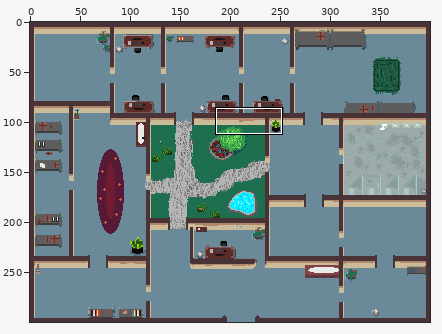
Edited in one commit: sprite sheet (Assets/Sprites/Walls.png). The picture above shows the old version from afar; the outline marks the close-up.
Close-up. First the earlier version:
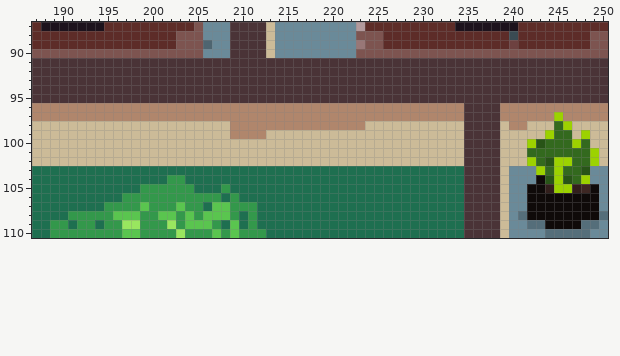
The file is 400x300 pixels. Colours within 5 levels of each other are drawn and written as one. Shown: x 187..250, y 87..110. The commit also changed other parts of the picture, which this record leaves out.
After:
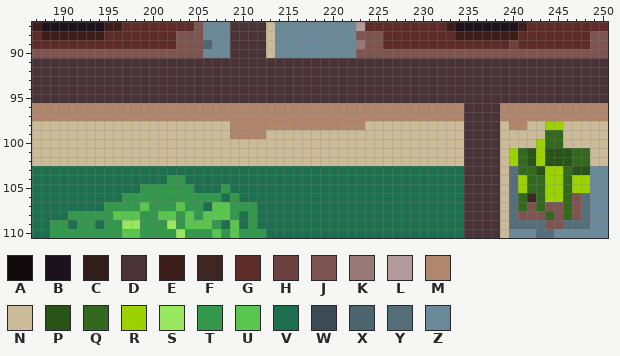
Palette (. is transparent): A #0f0a09  B #1c121c  C #321f1c  D #4a3337  E #3c1d19  F #3e2723  G #5d2c28  H #6d4140  J #7d5450  K #987777  L #b2999c  M #b0866c  N #ccbb98  P #285417  Q #33691e  R #9cd200  S #99e65f  T #33984b  U #5ac54f  V #1e6f50  W #3a4b53  X #4e6570  Y #556e7a  Z #6a8a99
Changes in this commit:
Colour E replaces colour G in row 87 at x 187, 195 to 196, 233 and 241; in row 88 at x 188 to 194 and 234 to 239.
Colour E replaces colour W in row 88 at x 240.
Colour F replaces colour A in row 106 at x 242.
Colour J replaces colour A in row 106 at x 247; in row 107 at x 242, 244 to 245 and 247; in row 108 at x 242 to 243, 245 and 247; in row 109 at x 244 to 245.
Colour J replaces colour Y in row 108 at x 241.
Colour M replaces colour R in row 97 at x 245.
Colour N replaces colour Q in row 99 at x 246; in row 100 at x 246 and 248.
Colour N replaces colour R in row 98 at x 246; in row 99 at x 248; in row 100 at x 242 and 247; in rows 101 to 102 at x 249.
Colour P replaces colour Q in row 101 at x 242 and 244 to 246; in row 103 at x 247.
Colour P replaces colour R in row 102 at x 242 and 245 to 246; in row 103 at x 243.
Colour Q replaces colour A in row 104 at x 243; in row 105 at x 242 to 243; in rows 106 to 107 at x 243 and 246; in row 108 at x 244 and 246.
Colour Q replaces colour N in rows 101 to 102 at x 241.
Colour Q replaces colour P in row 104 at x 246.
Colour Q replaces colour R in row 99 at x 244; in row 105 at x 246.
Colour Q replaces colour Z in row 103 at x 241 to 242; in row 104 at x 242; in rows 106 to 107 at x 241.
Colour R replaces colour A in row 106 at x 244 to 245.
Colour R replaces colour C in row 105 at x 244 and 247.
Colour R replaces colour F in row 105 at x 248.
Colour R replaces colour N in row 98 at x 244; in rows 101 to 102 at x 240.
Colour R replaces colour P in row 100 at x 243; in row 104 at x 244.
Colour R replaces colour Q in row 98 at x 245; in rows 101 to 102 at x 243; in row 103 at x 244; in row 104 at x 247.
Colour R replaces colour Z in rows 104 to 105 at x 241.
Colour Y replaces colour A in rows 106 to 108 at x 248; in row 109 at x 246 to 247.
Colour Y replaces colour Z in rows 103 to 108 at x 240; in row 109 at x 240 to 241; in row 110 at x 243.
Colour Z replaces colour A in rows 105 to 108 at x 249.
Colour Z replaces colour Y in row 108 at x 250; in row 109 at x 249; in row 110 at x 245 to 248.
Changed places in both close-ups, as pixel boxes (x1, y1, x2, y2):
changed: (32, 22, 122, 40)
changed: (446, 22, 527, 40)
changed: (509, 112, 608, 238)
